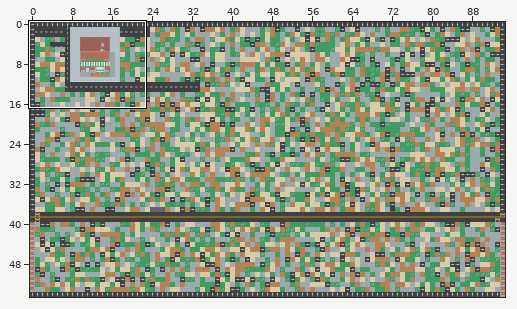
Tiled map -- src/assets/world.tmx. Above, an overview of the earlier version with the close-up marked.
Close-up. First the earlier version:
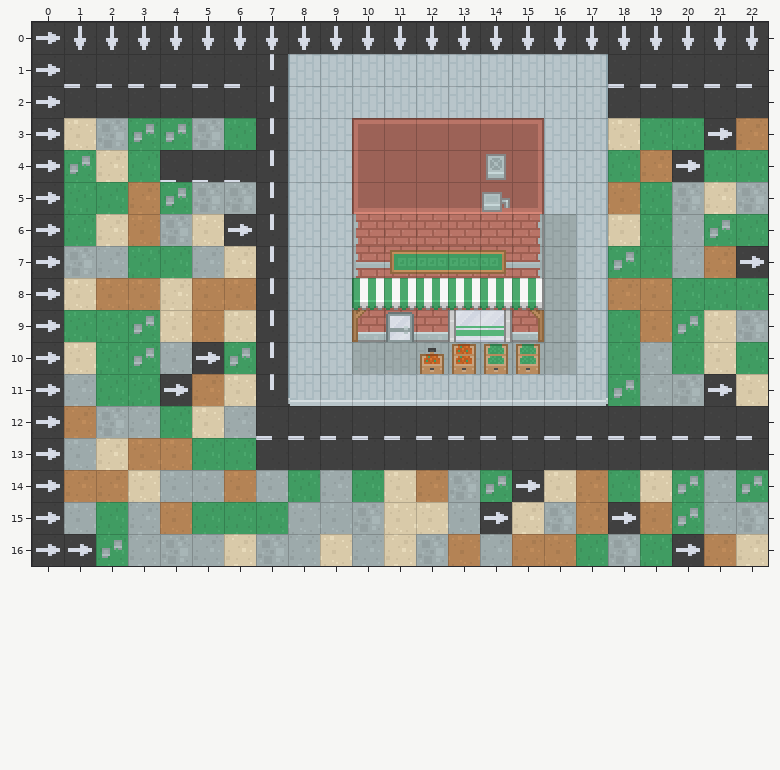
Cells are 16x16 px. Shown: x 0..22, y 0..16.
The same view after the edit:
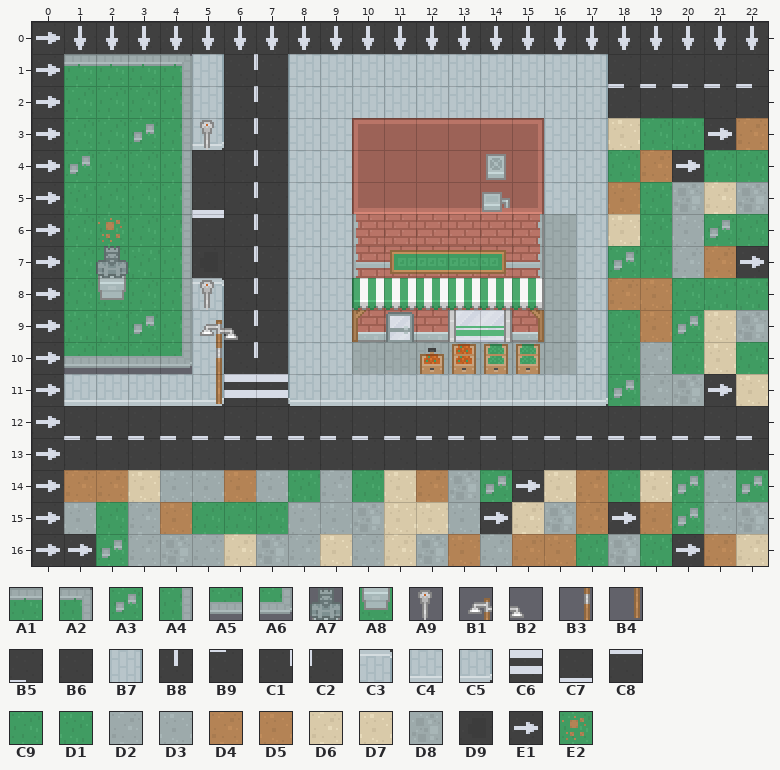
Key: from "city": A1 33, A2 34, A3 70, A4 71, A5 107, A6 108, A7 109, A8 146, A9 500, B1 601, B2 602, B3 636, B4 673, B5 713, B6 714, B7 748, B8 749, B9 750, C1 786, C2 787, C3 820 turned 180, C4 821, C5 822, C6 823, C7 831, C8 832, C9 888, D1 889, D2 890, D3 891, D4 892, D5 893, D6 894, D7 895, D8 896, D9 898, E1 907, E2 1018.
__ is an empty cell, ## one hidden under a higher layer.
Diff:
{"where": "layer \"background\""}
{"y":1,"x":1,"old":"B5 B5 B5 B5 B5 B5 B8","new":"A1 A1 A1 A2 B7 C1 C2"}
{"y":2,"x":1,"old":"B9 B9 B9 B9 B9 B9 B8","new":"C9 C9 C9 A4 B7 C1 C2"}
{"y":3,"x":1,"old":"D7 D8","new":"C9 C9"}
{"y":3,"x":4,"old":"A3 D8 D1 B8","new":"A4 C5 C1 C2"}
{"y":4,"x":2,"old":"D6","new":"C9"}
{"y":4,"x":4,"old":"B5 B5 B5 B8","new":"A4 B6 C1 C2"}
{"y":5,"x":3,"old":"D4 A3 D8 D8 B8","new":"C9 A4 C7 C1 C2"}
{"y":6,"x":2,"old":"D6 D5 D8 D7 E1 B8","new":"E2 C9 A4 C8 C1 C2"}
{"y":7,"x":1,"old":"D8 D2","new":"C9 C9"}
{"y":7,"x":4,"old":"C9 D2 D6 B8","new":"A4 D9 C1 C2"}
{"y":8,"x":1,"old":"D7 D5 D5 D6 D5 D5 B8","new":"C9 ## C9 A4 C3 C1 C2"}
{"y":9,"x":4,"old":"D7 D5 D7 B8","new":"A4 B7 C1 C2"}
{"y":10,"x":1,"old":"D7 D1 A3 D3 E1 A3 B8","new":"A5 A5 A5 A6 B7 C1 C2"}
{"y":11,"x":1,"old":"D2 C9 D1 E1 D4 D7 B8","new":"C4 C4 C4 C4 C5 C6 C6"}
{"y":12,"x":1,"old":"D4 D8 D2 C9 D7 D2","new":"B5 B5 B5 B5 B5 B5"}
{"y":13,"x":1,"old":"D3 D6 D5 D5 C9 C9","new":"B9 B9 B9 B9 B9 B9"}
{"where": "layer \"collision\""}
{"y":8,"x":2,"old":"__","new":"A8"}
{"where": "layer \"foreground\""}
{"y":3,"x":5,"old":"__","new":"A9"}
{"y":7,"x":2,"old":"__","new":"A7"}
{"y":8,"x":5,"old":"__","new":"A9"}
{"y":9,"x":5,"old":"__ __","new":"B1 B2"}
{"y":10,"x":5,"old":"__","new":"B3"}
{"y":11,"x":5,"old":"__","new":"B4"}
